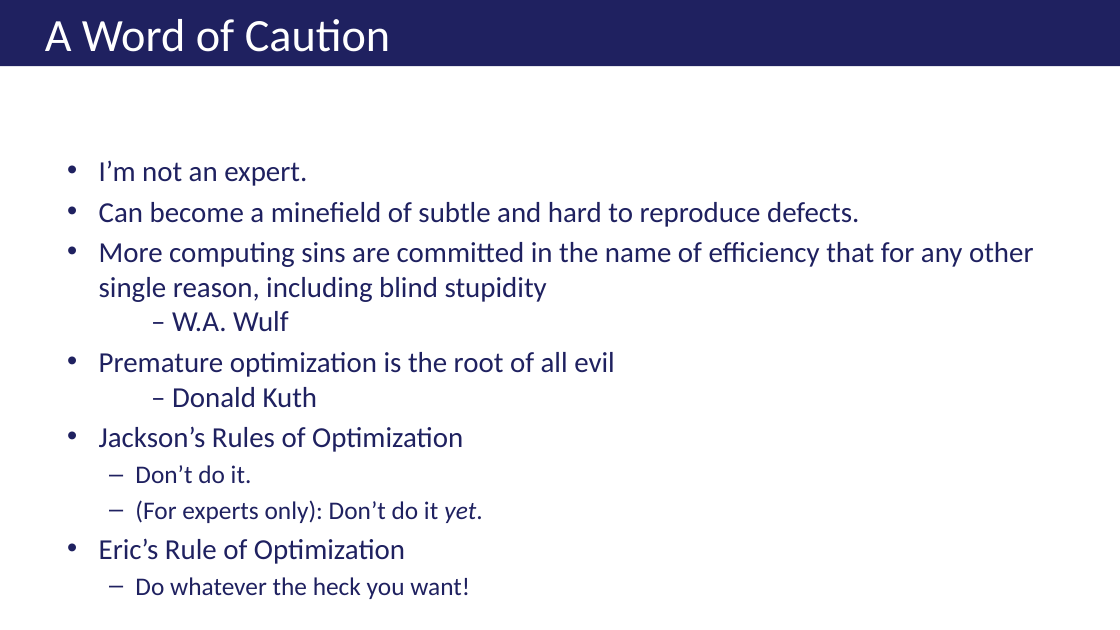
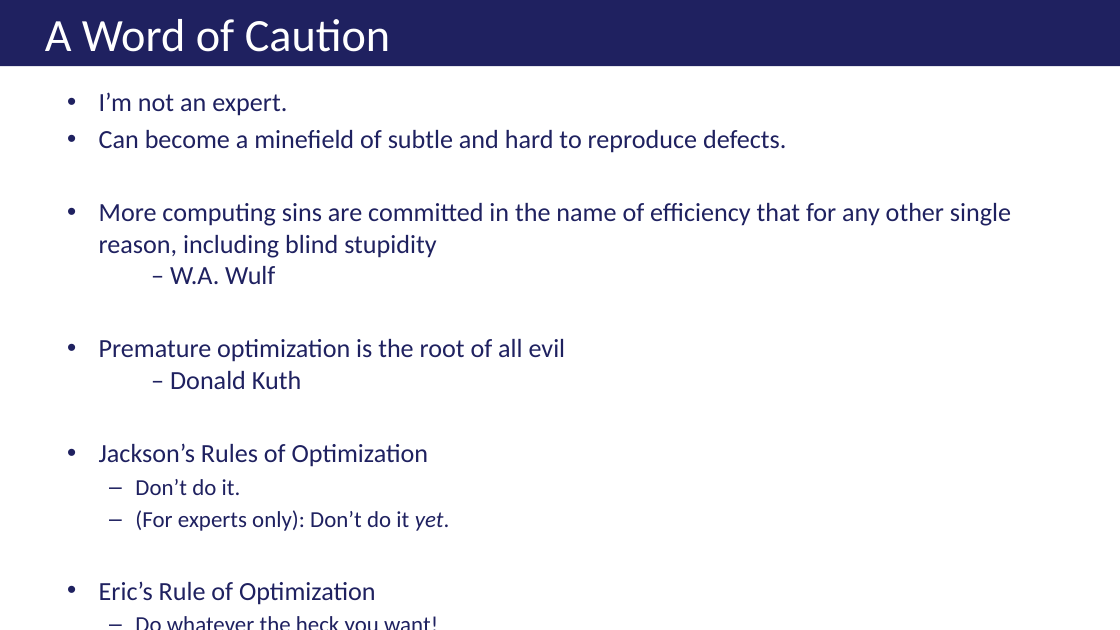
Before and after one commit to ericburcham/THasyINKnc, a slide deck: slide 11 of Presentation/THasINKync - 16x9.pptx. Drawn at 1120x630 pixels with LibreOffice and Linux fonts; fonts in the diff are those of the drawing; background and template pictures are left out. Boxes give left, top, right and bottom in pixels: in the first picture for what was removed or moved away, otherwise in the second. Text is boxed around its words. In the diff, an @@ line names an element or a change of style, - is before the commit and + after.

```diff
--- a/Presentation/THasINKync - 16x9.pptx
+++ b/Presentation/THasINKync - 16x9.pptx
@@ text "I’m not an expert." moved from (x1=99, y1=161, x2=1034, y2=564) to (x1=99, y1=92, x2=1011, y2=605) @@
@@ text "I’m not an expert." at (x1=99, y1=92, x2=1011, y2=605): size 18.6 to 16.8 pt in "I’m not an expert.", "Can become a minefield of subtle and ...", "More computing sins are committed in the ...", "Premature optimization is the root of all ..." and 2 more places; size 16.3 to 14.7 pt in "Don’t do it.", "(For experts only): Don’t do it yet.", "Do whatever the heck you want!" @@
```
Also in this commit, not shown: 5 other slides changed, 2 other files.
